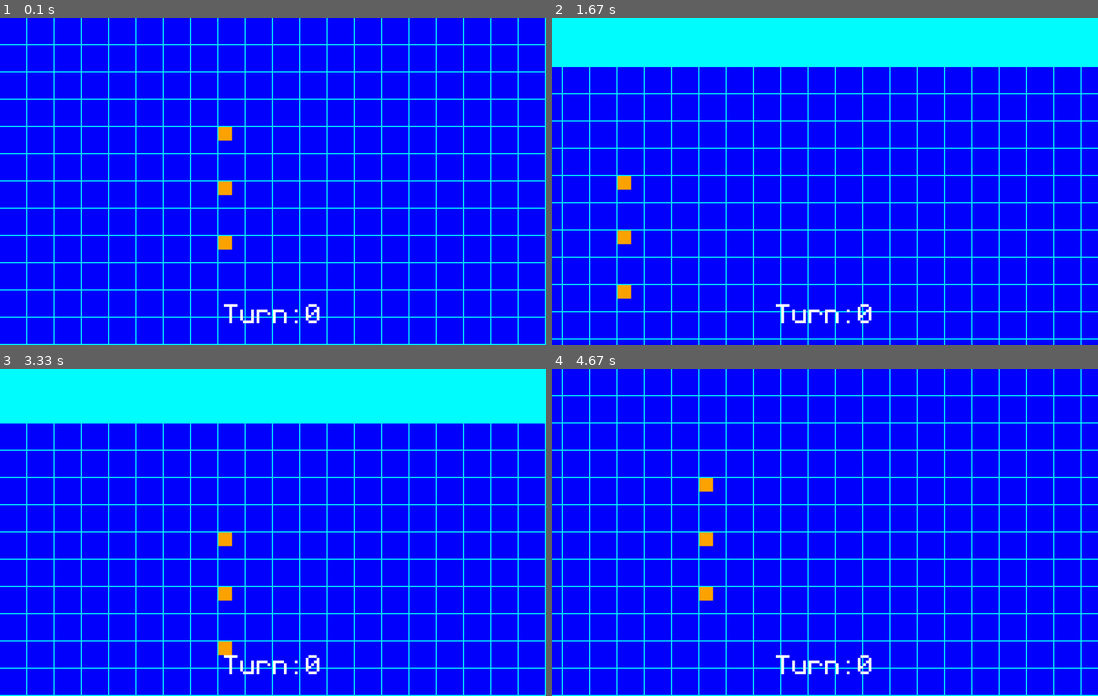
Above: before the commit, frames 1-4 (two rows, left to right).
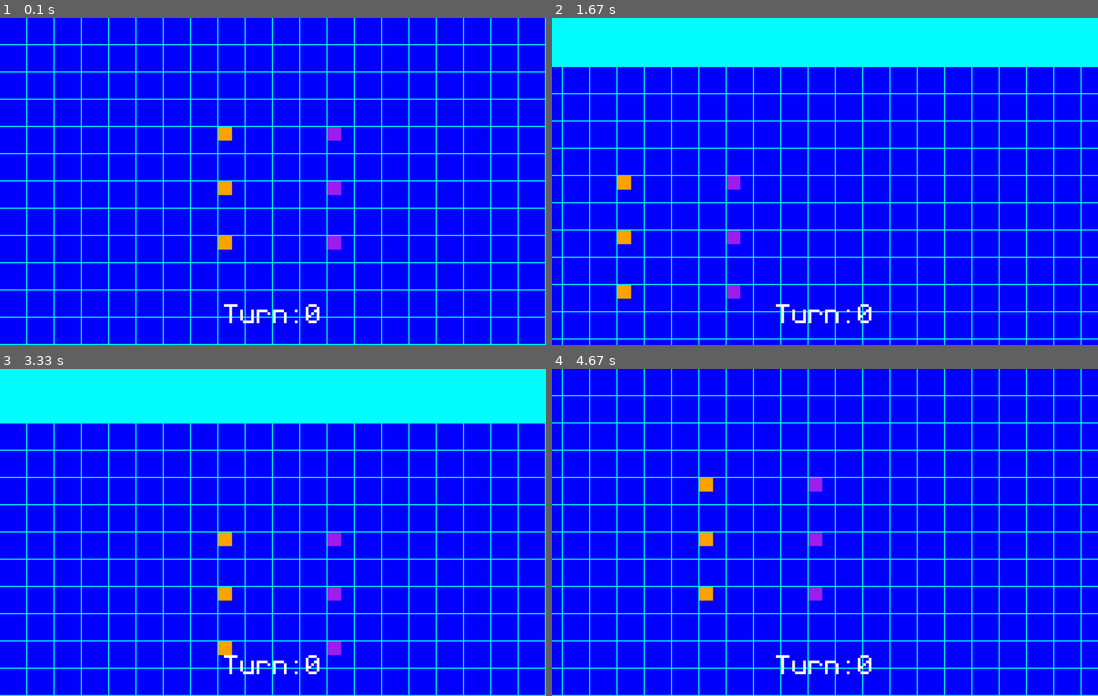
Above: after the commit, the same moments.

Repository: LWhite200/pygames
Game: pygame game, started from Final War/Final War.py
Two runs of this game, one before a commit and one after it. Both use one fixed random seed, a clock stepped at 60 frames per second and the inputs below.
Inputs:
- Up to frame 1 (0.1 s): no input
- Up to frame 2 (1.67 s): hold Right 0.33-0.8 s; hold Up 0.83-1.13 s; hold Right 1.17-1.63 s
- Up to frame 3 (3.33 s): hold Left 1.67-2.2 s; hold Down 2.23-2.53 s; hold Left 2.57-2.97 s; hold Up from 3 s (still down)
- Up to frame 4 (4.67 s): release Up at 3.37 s; hold Right 3.4-4.03 s; hold Down 4.07-4.43 s; hold Left from 4.47 s (still down)

The runs differ from the first frame. In frame 1, 0.3% of the frame differs, in the area x 60-63%, y 33-71%; in frame 2, 0.3%; in frame 3, 0.3%; in frame 4, 0.3%.

Commit message:
Add files via upload

Diff:
--- a/Final War/Final War.py
+++ b/Final War/Final War.py
@@ -39,13 +39,17 @@
         player_rect = player.rect.move(-camera_x, -camera_y)  # Apply the camera offset here
         screen.blit(player.surface, player_rect.topleft)
 
+    for enemy in EnemyObjs:
+        # Calculate the new positions considering the camera offset
+        enemy_rect = enemy.rect.move(-camera_x, -camera_y)  # Apply the camera offset here
+        screen.blit(enemy.surface, enemy_rect.topleft)
+
     scoreText = "Turn: " + str(curTurn)
     score_surf = font.render(scoreText, False, (254, 254, 254))
     score_rect = score_surf.get_rect(center=(500, 550))
     screen.blit(score_surf, score_rect)
 
 PlayerObjs = []
-
 class playObj:
     def __init__(self, x, y):
         self.x = x
@@ -54,7 +58,16 @@
         self.surface.fill('Orange')
         self.rect = self.surface.get_rect(topleft=(self.x, self.y))
 
-def updateWorld():
+EnemyObjs = []
+class enemObj:
+    def __init__(self, x, y):
+        self.x = x
+        self.y = y
+        self.surface = pygame.Surface((25, 25))
+        self.surface.fill('Purple')
+        self.rect = self.surface.get_rect(topleft=(self.x, self.y))
+
+def updateObjs():
     for i in range(wth):
         for j in range(hth):
             world[i][j] = 0
@@ -65,14 +78,24 @@
         playY = player.rect.y // wD
         wObj[playX][playY] = player
 
+    for enemy in EnemyObjs:
+        enemX = enemy.rect.x // wD
+        enemY = enemy.rect.y // wD
+        wObj[enemX][enemY] = enemy
+
 
 def reset():
-    global PlayerObjs
-    PlayerObjs = []
+    global PlayerObjs, EnemyObjs
+    PlayerObjs, EnemyObjs = [], []
+
     PlayerObjs.append(playObj(400, 200))
     PlayerObjs.append(playObj(400, 300))
     PlayerObjs.append(playObj(400, 400))
-    updateWorld()
+
+    EnemyObjs.append(enemObj(600, 200))
+    EnemyObjs.append(enemObj(600, 300))
+    EnemyObjs.append(enemObj(600, 400))
+    updateObjs()
 
 dragging_player = None
 drag_offset_x = 0
